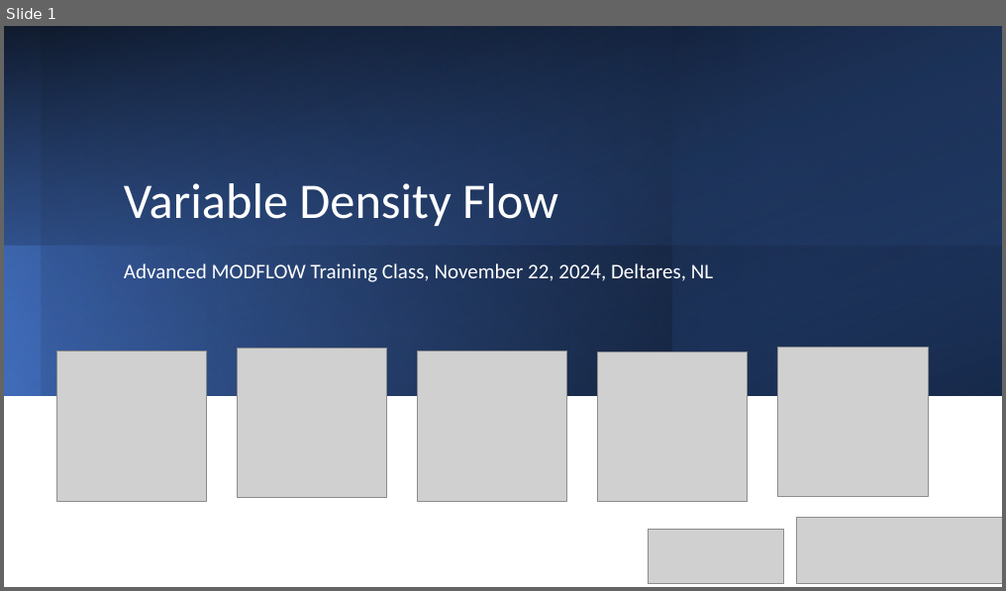
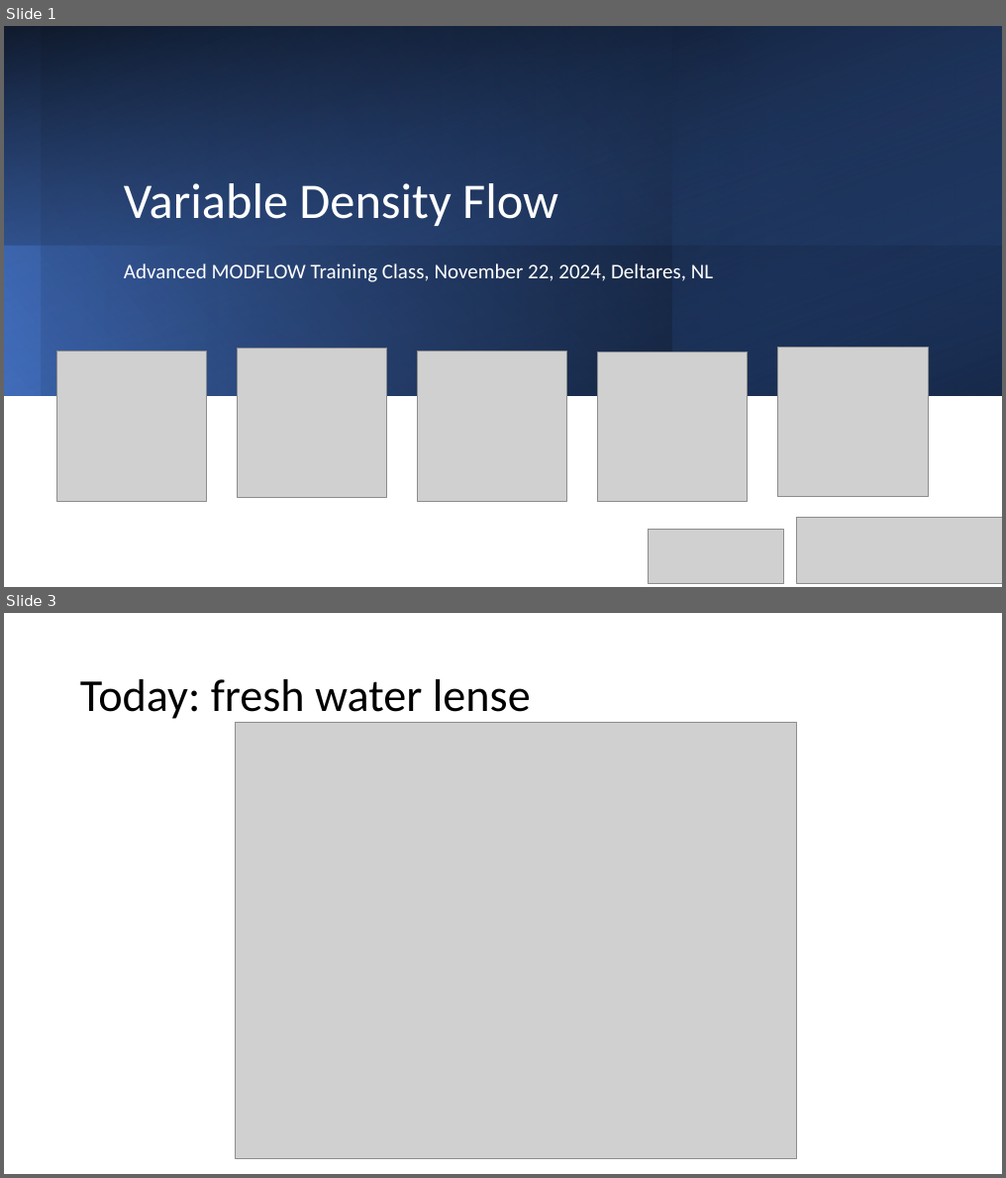
Before and after one commit to martclanor/modflow-dsd24, a slide deck: presentations/2-Variable_Density_Flow.pptx. Shown one above the other, each under a label of ours: slide 1 before the commit, slides 1 and 3 after it; the slides between them are not shown. The pictures are 1006x591 and 1006x1178 pixels, drawn with LibreOffice and Linux fonts; fonts in the diff are those of the drawing; grey boxes stand for pictures. Boxes give left, top, right and bottom in pixels: in the first picture for what was removed or moved away, otherwise in the second. Text is boxed around its words. In the diff, an @@ line names an element or a change of style, - is before the commit and + after.

```diff
--- a/presentations/2-Variable_Density_Flow.pptx
+++ b/presentations/2-Variable_Density_Flow.pptx
@@ slide 3 added at box(4, 613, 1002, 1174), background #FFFFFF @@
@@ title added at box(80, 679, 531, 723), 44 pt, text #000000 @@
+Today: fresh water lense
@@ picture added at box(236, 722, 797, 1158) @@
```
Also in this commit, not shown: 4 other slides added, 3 slides removed, 1 other file.
